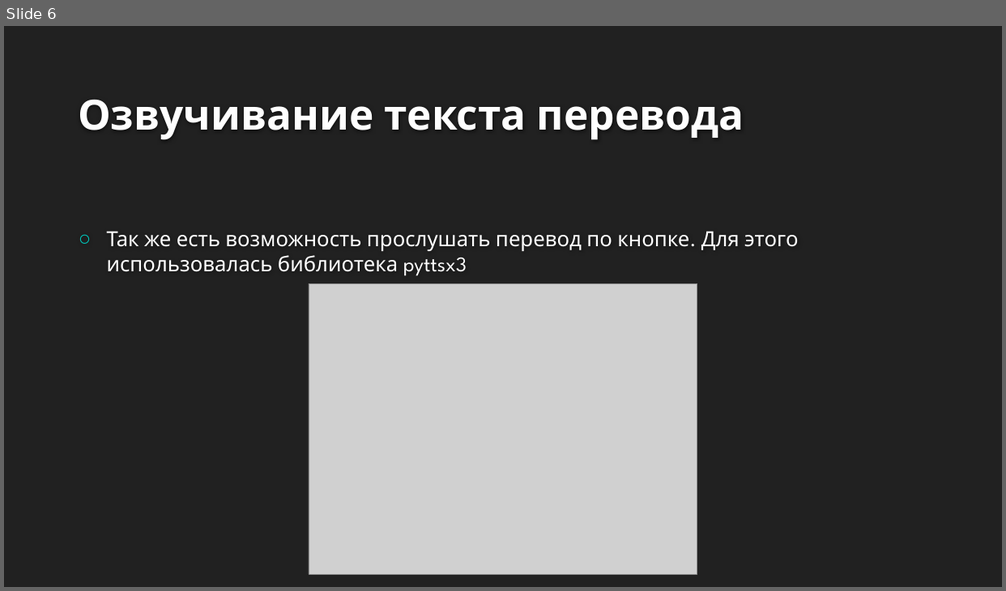
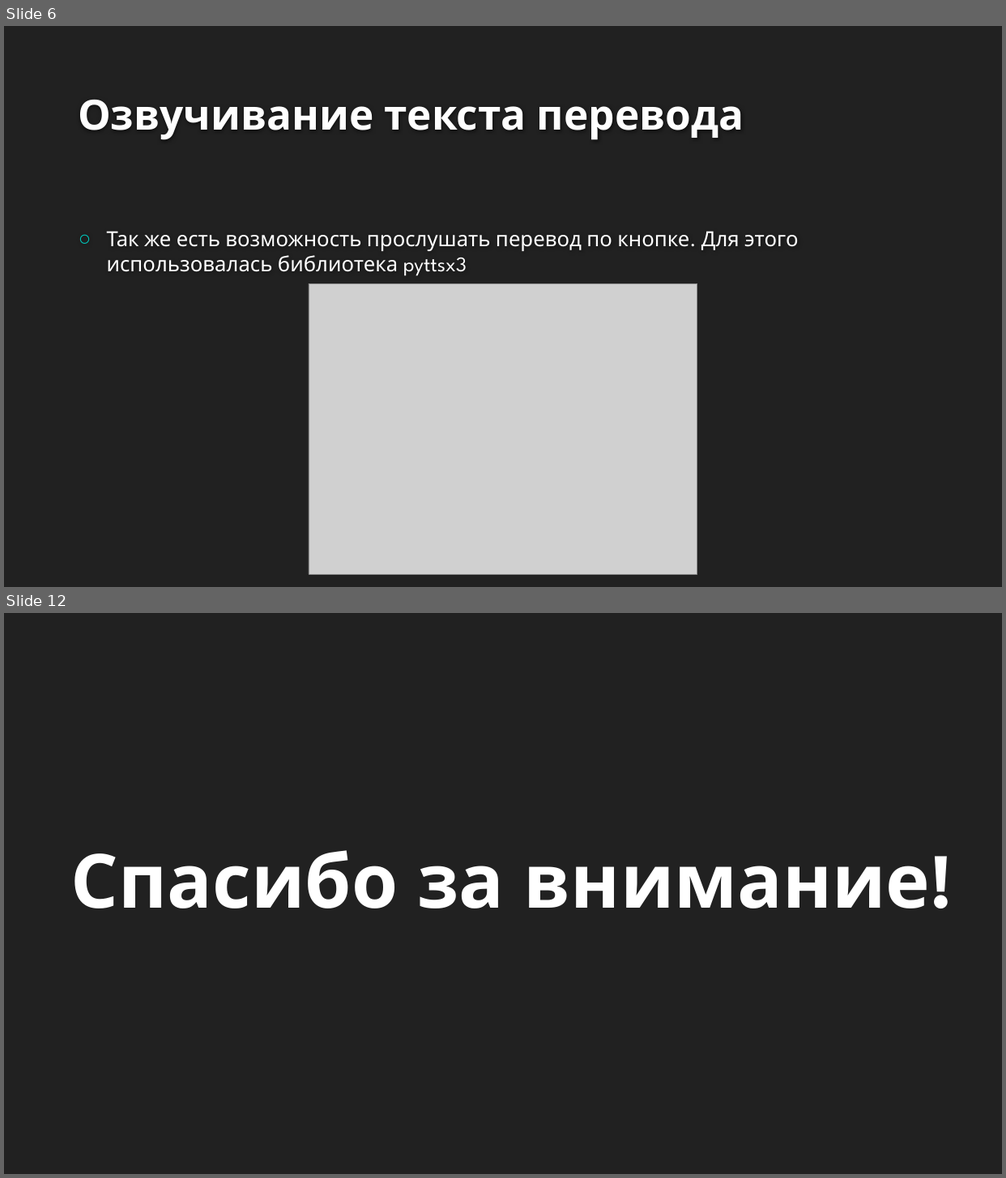
Before and after one commit to EmiAsk/TranslatorSirius, a slide deck: Презентация и записка/Презентация.pptx. Shown one above the other, each under a label of ours: slide 6 before the commit, slides 6 and 12 after it; the slides between them are not shown. The pictures are 1006x591 and 1006x1178 pixels, drawn with LibreOffice and Linux fonts; fonts in the diff are those of the drawing; grey boxes stand for pictures; background and template pictures are left out. Boxes give left, top, right and bottom in pixels: in the first picture for what was removed or moved away, otherwise in the second. Text is boxed around its words. In the diff, an @@ line names an element or a change of style, - is before the commit and + after.

```diff
--- a/Презентация и записка/Презентация.pptx
+++ b/Презентация и записка/Презентация.pptx
@@ slide 12 added at <box>4,613,1002,1174</box>, background #212121 @@
@@ text added at <box>71,850,931,909</box>, 72 pt, text #FFFFFF, bold @@
+Спасибо за внимание!
```
Also in this commit, not shown: 3 slides changed, 5 other slides added, 2 other files.
